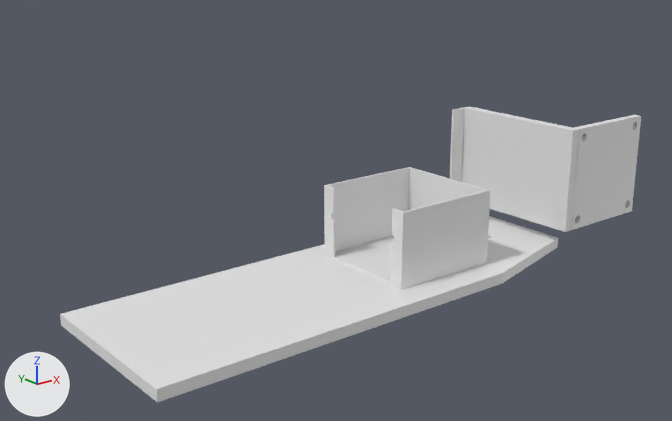
A saved change to the Blender file 3D-Modeling/F1Tenth-Prototype.blend.
Before and after are seen from a camera (50 mm lens) standing at (-378.0, -297.0, 152.0) and looking at (-134.0, 8.0, 30.0). Arrows for +X, +Y and +Z are at lower left; the lights stay in place. The picture after the commit comes second.

Before the edit, the objects in view are built like this:
```python
me_cube_004 = bpy.data.meshes.new('Cube.004')
me_cube_004.from_pydata(...)  # a box spanning x -4.0..1.0, y -1.0..1.0, z -1.0..1.0
me_cube_005 = bpy.data.meshes.new('Cube.005')
me_cube_005.from_pydata(...)  # 82 vertices, 48 faces; spans x -1.19..1.0, y -1.0..1.0, z -4.0..1.0
me_cube_007 = bpy.data.meshes.new('Cube.007')
me_cube_007.from_pydata(...)  # 366 vertices, 458 faces; spans x -1.0..1.0, y -1.0..1.0, z -1.0..0.56
me_cube_008 = bpy.data.meshes.new('Cube.008')
me_cube_008.from_pydata(...)  # 266 vertices, 142 faces; spans x -1.0..1.0, y -1.0..1.0, z -1.0..1.0
me_cube_009 = bpy.data.meshes.new('Cube.009')
me_cube_009.from_pydata(...)  # a box spanning x -1.0..1.0, y -1.0..1.0, z -1.0..1.0
ob_bottom_plate = bpy.data.objects.new('bottom plate', me_cube_008)
ob_bottom_plate.location = (0.0, -33.5, 33.5)
ob_bottom_plate.rotation_euler = (-1.571, 0.0, 0.0)  # degrees (-90, 0, 0)
ob_bottom_plate.scale = (24.8, 24.8, 2.0)
ob_cube = bpy.data.objects.new('Cube', me_cube_004)
ob_cube.location = (-25.0, -0.5, 33.5)
ob_cube.rotation_euler = (-1.571, 0.0, 0.0)  # degrees (-90, 0, 0)
ob_cube.scale = (1.0, 24.8, 35.0)
ob_cube_004 = bpy.data.objects.new('Cube.004', me_cube_009)
ob_cube_004.location = (-32.5, 34.0, 33.5)
ob_cube_004.rotation_euler = (-1.571, 0.0, 0.0)  # degrees (-90, 0, 0)
ob_cube_004.scale = (4.5, 24.8, 0.5)
ob_lidar_holder = bpy.data.objects.new('Lidar holder', me_cube_007)
ob_lidar_holder.location = (-100.0, 0.0, 23.0)
ob_lidar_holder.scale = (26.5, 26.5, 22.5)
ob_top_plate = bpy.data.objects.new('top plate', me_cube_005)
ob_top_plate.location = (-125.0, 0.0, 0.0)
ob_top_plate.scale = (105.0, 40.0, 1.0)
```
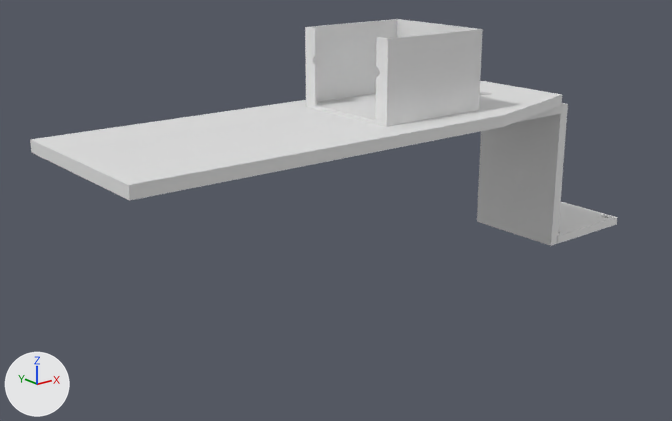
Where the change shows, as pixel boxes (x1, y1, x2, y2) in the pictures (672 x 421 px):
```json
{"object": "top plate", "change": "moved", "before": [60, 216, 558, 402], "after": [30, 81, 562, 201]}
{"object": "Lidar holder", "change": "moved", "before": [324, 167, 490, 290], "after": [305, 19, 483, 127]}
{"object": "Cube", "change": "moved, turned", "before": [461, 107, 580, 232], "after": [477, 103, 568, 246]}
{"object": "bottom plate", "change": "moved, turned", "before": [571, 115, 641, 230], "after": [557, 202, 617, 244]}
{"object": "Cube.004", "change": "moved, rescaled, turned", "before": [450, 107, 465, 182], "after": [518, 106, 561, 122], "on screen": "mostly hidden afterwards"}
```

Edits to the scene script, one JSON object a line:
```json
{"op": "set", "path": "ob_top_plate.location", "old": "(-125.0, 0.0, 0.0)", "new": "(-130.0, 0.0, 72.0)"}
{"op": "set", "path": "ob_lidar_holder.location", "old": "(-100.0, 0.0, 23.0)", "new": "(-110.0, 0.0, 95.0)"}
{"op": "set", "path": "ob_cube.rotation_euler", "old": "(-1.571, 0.0, 0.0)", "new": "(0.0, 0.0, 0.0)", "note": "degrees (-90, 0, 0) -> degrees (0, 0, 0)"}
{"op": "set", "path": "ob_cube.location", "old": "(-25.0, -0.5, 33.5)", "new": "(-21.2, 0.0, 33.0)"}
{"op": "set", "path": "ob_bottom_plate.rotation_euler", "old": "(-1.571, 0.0, 0.0)", "new": "(0.0, 0.0, 0.0)", "note": "degrees (-90, 0, 0) -> degrees (0, 0, 0)"}
{"op": "set", "path": "ob_bottom_plate.location", "old": "(0.0, -33.5, 33.5)", "new": "(3.8, 0.0, 0.0)"}
{"op": "set", "path": "ob_cube_004.rotation_euler", "old": "(-1.571, 0.0, 0.0)", "new": "(0.0, 0.0, 0.0)", "note": "degrees (-90, 0, 0) -> degrees (0, 0, 0)"}
{"op": "set", "path": "ob_cube_004.location", "old": "(-32.5, 34.0, 33.5)", "new": "(-45.6, 0.0, 66.0)"}
{"op": "set", "path": "ob_cube_004.scale", "old": "(4.5, 24.8, 0.5)", "new": "(20.0, 24.8, 2.0)"}
```
